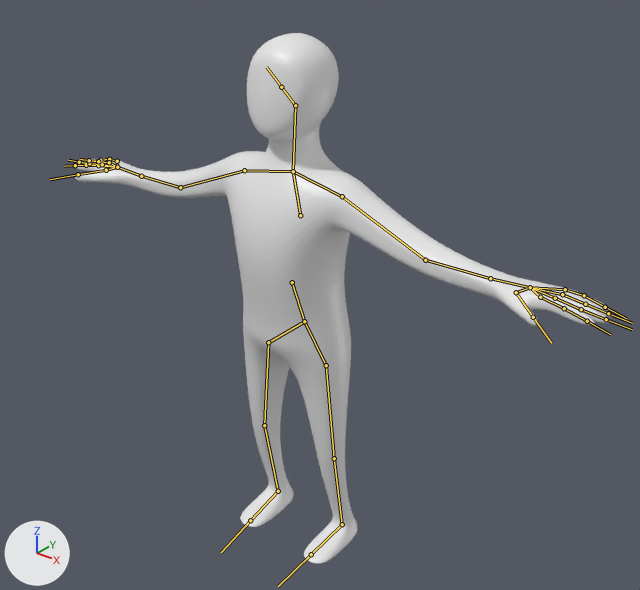
The FBX model IndieGameUnity/Assets/Models/characters/animatedNEW/animatedBody2.fbx, before and after one commit.
Rendered twice from a camera (50 mm lens) standing at (8.15, -9.56, 5.17) and looking at (0.63, -0.16, -0.66). Every picture has the same lights, and +X, +Y and +Z are marked at lower left. The bones that bend it are drawn over the model as lines.
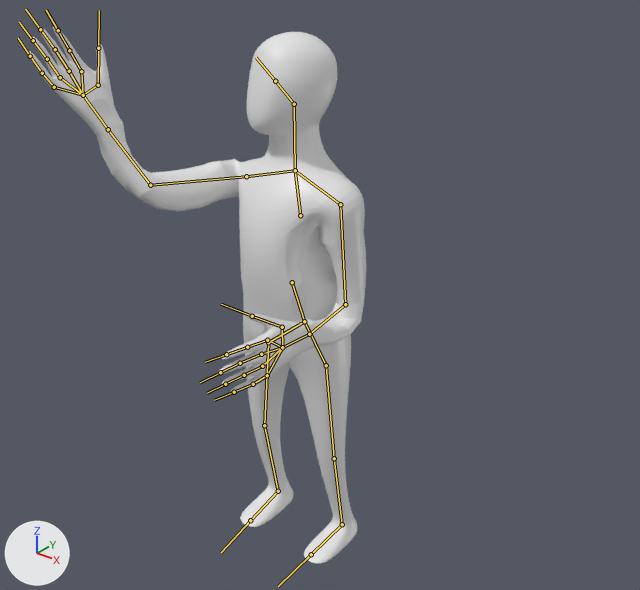
The newer file adds an action. The first version stands in its rest pose; the second is drawn at frame 64 of the action 'armature|Thats the Construction'.

Boxes (x1, y1, x2, y2) around the edits, measured in the pictures (640 x 590 px):
'Cube', posed (37% narrower): before (74, 33, 611, 564); after (29, 27, 366, 564)
bone 'upperbody', root to tip: before (300, 215) to (293, 171); after (300, 215) to (295, 170)
bone 'Bone.002', root to tip: before (293, 171) to (244, 170); after (295, 170) to (246, 176)
bone 'Bone.003', root to tip: before (244, 170) to (180, 187); after (246, 176) to (150, 185)
bone 'Bone.004', root to tip: before (180, 187) to (141, 176); after (150, 185) to (108, 129)
bone 'Bone.005', root to tip: before (141, 176) to (117, 167); after (108, 129) to (83, 95)
bone 'Bone.020', root to tip: before (293, 171) to (342, 196); after (295, 170) to (340, 204)
bone 'Bone.021', root to tip: before (342, 196) to (425, 260); after (340, 204) to (345, 304)
bone 'Bone.022', root to tip: before (425, 260) to (490, 278); after (345, 304) to (309, 334)
bone 'Bone.023', root to tip: before (490, 278) to (530, 287); after (309, 334) to (282, 347)
bone 'Bone', root to tip: before (293, 171) to (295, 105); after (295, 170) to (294, 104)
bone 'Bone.001', root to tip: before (295, 105) to (281, 87); after (294, 104) to (275, 81)

What changed in the scene script:
```text
Change bone_upperbody:
    where bone_upperbody = bpy.data.objects['armature'].pose.bones['upperbody']
    bone_upperbody.rotation_quaternion: (1.0, 0.0, 0.0, 0.0) -> (1.0, -0.03, 0.0, 0.0)  # degrees (0, 0, 0) -> degrees (-3, 0, 0)
Change bone_bone_002:
    where bone_bone_002 = bpy.data.objects['armature'].pose.bones['Bone.002']  # child of 'upperbody'
    bone_bone_002.rotation_quaternion: (1.0, 0.0, 0.0, 0.0) -> (0.998, 0.043, 0.001, -0.035)  # degrees (0, 0, 0) -> degrees (5, 0, -4)
Change bone_bone_003:
    where bone_bone_003 = bpy.data.objects['armature'].pose.bones['Bone.003']  # child of 'Bone.002'
    bone_bone_003.rotation_quaternion: (1.0, 0.0, 0.0, 0.0) -> (0.634, -0.077, 0.508, -0.578)  # degrees (0, 0, 0) -> degrees (-55, 34, -103)
Change bone_bone_004:
    where bone_bone_004 = bpy.data.objects['armature'].pose.bones['Bone.004']  # child of 'Bone.003'
    bone_bone_004.rotation_quaternion: (1.0, 0.0, 0.0, 0.0) -> (0.844, -0.157, 0.245, -0.452)  # degrees (0, 0, 0) -> degrees (-30, 16, -61)
Change bone_bone_005:
    where bone_bone_005 = bpy.data.objects['armature'].pose.bones['Bone.005']  # child of 'Bone.004'
    bone_bone_005.rotation_quaternion: (1.0, 0.0, 0.0, 0.0) -> (0.99, 0.137, -0.002, -0.01)  # degrees (0, 0, 0) -> degrees (16, 0, -1)
Change bone_bone_020:
    where bone_bone_020 = bpy.data.objects['armature'].pose.bones['Bone.020']  # child of 'upperbody'
    bone_bone_020.rotation_quaternion: (1.0, 0.0, 0.0, 0.0) -> (0.997, 0.061, -0.004, 0.049)  # degrees (0, 0, 0) -> degrees (7, -1, 6)
Change bone_bone_021:
    where bone_bone_021 = bpy.data.objects['armature'].pose.bones['Bone.021']  # child of 'Bone.020'
    bone_bone_021.rotation_quaternion: (1.0, 0.0, 0.0, 0.0) -> (0.885, 0.427, 0.043, 0.18)  # degrees (0, 0, 0) -> degrees (51, -4, 21)
Change bone_bone_022:
    where bone_bone_022 = bpy.data.objects['armature'].pose.bones['Bone.022']  # child of 'Bone.021'
    bone_bone_022.rotation_quaternion: (1.0, 0.0, 0.0, 0.0) -> (0.713, -0.271, -0.203, 0.614)  # degrees (0, 0, 0) -> degrees (-40, 2, 81)
Change bone_bone_023:
    where bone_bone_023 = bpy.data.objects['armature'].pose.bones['Bone.023']  # child of 'Bone.022'
    bone_bone_023.rotation_quaternion: (1.0, 0.0, 0.0, 0.0) -> (0.992, 0.07, 0.079, 0.075)  # degrees (0, 0, 0) -> degrees (9, 8, 9)
Change bone_bone:
    where bone_bone = bpy.data.objects['armature'].pose.bones['Bone']  # child of 'upperbody'
    bone_bone.rotation_quaternion: (1.0, 0.0, 0.0, 0.0) -> (0.986, 0.01, -0.162, -0.05)  # degrees (0, 0, 0) -> degrees (2, -19, -6)
Change bone_bone_001:
    where bone_bone_001 = bpy.data.objects['armature'].pose.bones['Bone.001']  # child of 'Bone'
    bone_bone_001.rotation_quaternion: (1.0, 0.0, 0.0, 0.0) -> (0.992, 0.081, -0.06, 0.078)  # degrees (0, 0, 0) -> degrees (9, -8, 8)
```
